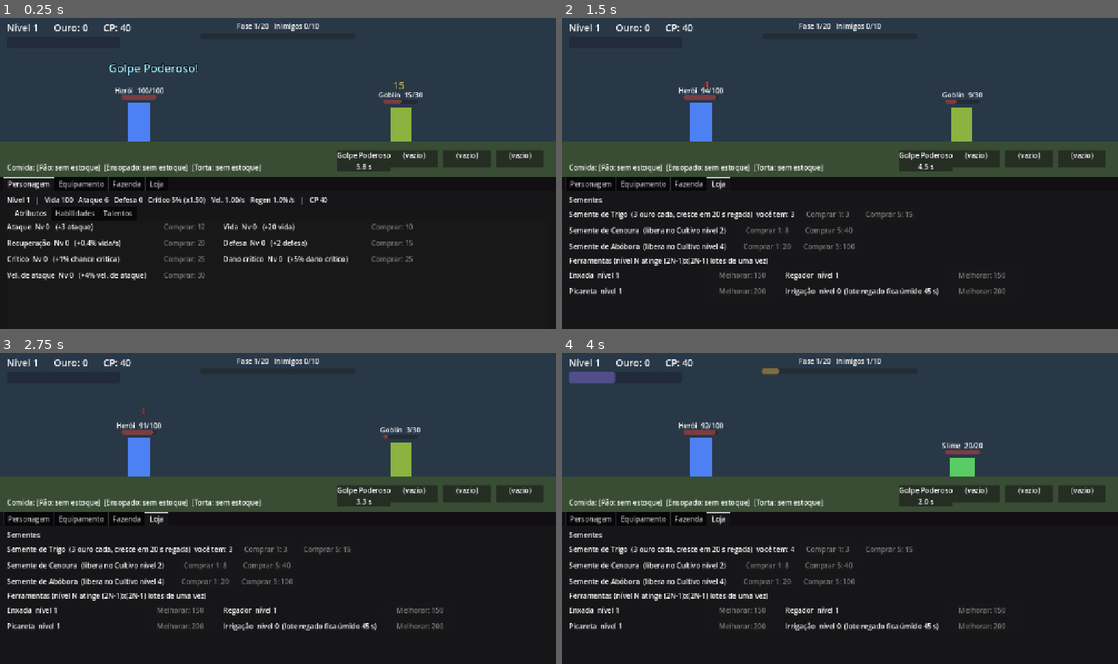
Above: before the commit, frames 1-4 (two rows, left to right).
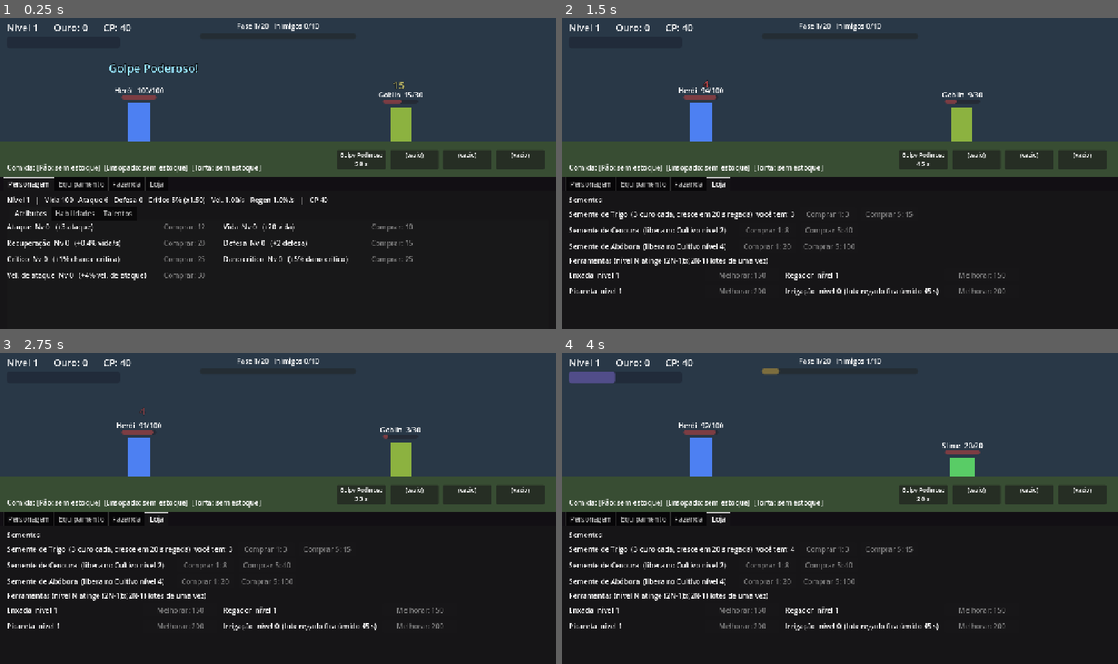
Above: after the commit, the same moments.

Repository: koenigkan12/reencarnei-fazendeiro
Game: Godot game, scene res://main.tscn
Same seed, same stepped clock (60 frames per second), same inputs: the game is played once before the commit and once after it.
Inputs (mouse positions are in pixels of both pictures, inside the frame that each line leads up to):
- Up to frame 1 (0.25 s): no input
- Up to frame 2 (1.5 s): move the mouse to (962, 157) at 0.52 s; click (962, 157) at 0.67 s; move the mouse to (728, 189) at 1.27 s; click (728, 189) at 1.42 s
- Up to frame 3 (2.75 s): tap Enter at 2 s; move the mouse to (333, 440) at 2.02 s; click (333, 440) at 2.17 s
- Up to frame 4 (4 s): move the mouse to (812, 570) at 2.77 s; click (812, 570) at 2.92 s; click "Comprar 1: 3" at 3.5 s

The runs differ from the first frame. In frame 1, 3.4% of the frame differs, in the area x 1-98%, y 1-85%; in frame 2, 3.3%; in frame 3, 3.3%; in frame 4, 3.3%.

Commit message:
Arte do pack Cute Fantasy (heroi, slime, esqueleto, terreno, culturas, rochas) com fallback para placeholders

Diff:
--- a/project.godot
+++ b/project.godot
@@ -22,6 +22,8 @@
 
 [rendering]
 
+textures/canvas_textures/default_texture_filter=0
+
 renderer/rendering_method="gl_compatibility"
 renderer/rendering_method.mobile="gl_compatibility"
 environment/defaults/default_clear_color=Color(0.07, 0.06, 0.08, 1)
--- /dev/null
+++ b/scripts/arte.gd
@@ -0,0 +1,87 @@
+extends RefCounted
+# Carrega a arte do pack Cute Fantasy (assets/cute_fantasy/, fora do git). Se a pasta nao existir,
+# tudo devolve null e o jogo cai nos placeholders coloridos. Pastas e nomes estaveis: o pack gratis
+# sera trocado pelo Premium antes de qualquer demo publica.
+const BASE := "res://assets/cute_fantasy/"
+
+static var _tex: Dictionary = {}
+static var _frames: Dictionary = {}
+
+static func tex(rel: String) -> Texture2D:
+	if _tex.has(rel):
+		return _tex[rel]
+	var t: Texture2D = null
+	if ResourceLoader.exists(BASE + rel):
+		t = load(BASE + rel)
+	_tex[rel] = t
+	return t
+
+# anims: {nome: [linha, quantidade, fps, loop]}
+static func _sheet(rel: String, fw: int, fh: int, anims: Dictionary) -> SpriteFrames:
+	var t := tex(rel)
+	if t == null:
+		return null
+	var sf := SpriteFrames.new()
+	sf.remove_animation("default")
+	for nome in anims.keys():
+		var a: Array = anims[nome]
+		sf.add_animation(nome)
+		sf.set_animation_speed(nome, a[2])
+		sf.set_animation_loop(nome, a[3])
+		for c in a[1]:
+			var at := AtlasTexture.new()
+			at.atlas = t
+			at.region = Rect2(c * fw, a[0] * fh, fw, fh)
+			sf.add_frame(nome, at)
+	return sf
+
+# Cada "arte" e um Dictionary: {frames, escala, pe (px da base do quadro ate os pes), tint, flip}
+static func heroi() -> Dictionary:
+	if not _frames.has("heroi"):
+		var sf := _sheet("Player/Player.png", 32, 32, {
+			"idle": [1, 6, 8.0, true], "ataque": [7, 4, 14.0, false], "morte": [9, 4, 6.0, false]})
+		_frames["heroi"] = {} if sf == null else {"frames": sf, "escala": 5.0, "pe": 3.0, "tint": Color.WHITE, "flip": false}
+	return _frames["heroi"]
+
+static func esqueleto(tint: Color = Color.WHITE, escala: float = 5.0) -> Dictionary:
+	if not _frames.has("esqueleto"):
+		_frames["esqueleto"] = _sheet("Enemies/Skeleton.png", 32, 32, {
+			"idle": [1, 6, 8.0, true], "morte": [6, 4, 8.0, false]})
+	if _frames["esqueleto"] == null:
+		return {}
+	return {"frames": _frames["esqueleto"], "escala": escala, "pe": 3.0, "tint": tint, "flip": false}
+
+static func slime(tint: Color = Color.WHITE, escala: float = 3.5) -> Dictionary:
+	if not _frames.has("slime"):
+		_frames["slime"] = _sheet("Enemies/Slime_Green.png", 64, 64, {
+			"idle": [0, 4, 6.0, true], "ataque": [1, 8, 14.0, false], "morte": [2, 8, 14.0, false]})
+	if _frames["slime"] == null:
+		return {}
+	return {"frames": _frames["slime"], "escala": escala, "pe": 22.0, "tint": tint, "flip": false}
+
+# Arte de cada inimigo/chefe pelo nome (os que nao tem arte propria reaproveitam slime/esqueleto tingidos)
+static func inimigo(nome: String) -> Dictionary:
+	match nome:
+		"Slime": return slime()
+		"Goblin": return esqueleto(Color(0.6, 1.0, 0.5), 4.5)
+		"Orc": return esqueleto(Color(1.0, 0.55, 0.5), 5.5)
+		"Lobo": return slime(Color(0.7, 0.75, 0.9), 3.5)
+		"Esqueleto": return esqueleto()
+		"Ogro": return slime(Color(0.8, 0.6, 0.35), 5.5)
+		"Mini Boss": return esqueleto(Color(0.8, 0.45, 0.95), 7.0)
+		"BOSS": return esqueleto(Color(1.0, 0.3, 0.3), 9.0)
+	return {}
+
+# ---- fazenda: recortes de Outdoor_Decor_Free.png (grade de 16 px) e tiles ----
+const DECOR := "Outdoor decoration/Outdoor_Decor_Free.png"
+
+static func decor_regiao(coluna: int, linha: int) -> Rect2:
+	return Rect2(coluna * 16, linha * 16, 16, 16)
+
+# [coluna, linha] por estagio de cada cultura (sem arte propria de Abobora: usa o broto verde tingido)
+const CULTURA_ESTAGIOS := [
+	[[5, 1], [5, 2], [6, 2]],    # Trigo
+	[[3, 1], [3, 2], [4, 2]],    # Cenoura
+	[[4, 1], [6, 1], [6, 1]],    # Abobora
+]
+const ROCHAS := [[0, 3], [1, 3], [2, 3]]
--- a/scripts/batalha.gd
+++ b/scripts/batalha.gd
@@ -4,6 +4,7 @@
 
 const Cfg := preload("res://scripts/cfg.gd")
 const Unidade := preload("res://scripts/unidade.gd")
+const Arte := preload("res://scripts/arte.gd")
 
 signal pede_aba(nome: String)
 
@@ -50,7 +51,7 @@
 
 	heroi = Unidade.new()
 	add_child(heroi)
-	heroi.configura("Herói", Color(0.3, 0.5, 0.95), Vector2(50, 90), estado.personagem.vida_max(), estado.personagem.ataque(), estado.personagem.intervalo())
+	heroi.configura("Herói", Color(0.3, 0.5, 0.95), Vector2(50, 90), estado.personagem.vida_max(), estado.personagem.ataque(), estado.personagem.intervalo(), Arte.heroi())
 	inimigo = Unidade.new()
 	add_child(inimigo)
 	_novo_inimigo()
@@ -103,7 +104,10 @@
 		var l := Label.new()
 		l.horizontal_alignment = HORIZONTAL_ALIGNMENT_CENTER
 		l.custom_minimum_size = Vector2(110, 40)
+		l.add_theme_font_size_override("font_size", 13)
+		l.autowrap_mode = TextServer.AUTOWRAP_WORD_SMART
 		p.add_child(l)
+		p.custom_minimum_size = Vector2(112, 44)
 		add_child(p)
 		_caixas_hab.append({"painel": p, "rotulo": l})
 	_msg_drop = Label.new()
@@ -169,14 +173,14 @@
 		var c: Dictionary = Cfg.CHEFES[chefe_tipo]
 		var base: Dictionary = _lista_inimigos()[2]
 		inimigo.configura(c["nome"], c["cor"], c["tamanho"],
-			base["vida"] * c["vida_mult"] * pow(Cfg.ESCALA_VIDA, e), base["dano"] * c["dano_mult"] * pow(Cfg.ESCALA_DANO, e), base["intervalo"])
+			base["vida"] * c["vida_mult"] * pow(Cfg.ESCALA_VIDA, e), base["dano"] * c["dano_mult"] * pow(Cfg.ESCALA_DANO, e), base["intervalo"], Arte.inimigo(c["nome"]))
 		inimigo.set_meta("ouro", base["ouro"] * c["ouro_mult"] * pow(Cfg.ESCALA_OURO, e))
 		inimigo.set_meta("xp", base["xp"] * c["xp_mult"] * pow(Cfg.ESCALA_XP, e))
 	else:
 		var lista := _lista_inimigos()
 		var base2: Dictionary = lista[randi() % lista.size()]
 		inimigo.configura(base2["nome"], base2["cor"], base2["tamanho"],
-			base2["vida"] * pow(Cfg.ESCALA_VIDA, e), base2["dano"] * pow(Cfg.ESCALA_DANO, e), base2["intervalo"])
+			base2["vida"] * pow(Cfg.ESCALA_VIDA, e), base2["dano"] * pow(Cfg.ESCALA_DANO, e), base2["intervalo"], Arte.inimigo(base2["nome"]))
 		inimigo.set_meta("ouro", base2["ouro"] * pow(Cfg.ESCALA_OURO, e))
 		inimigo.set_meta("xp", base2["xp"] * pow(Cfg.ESCALA_XP, e))
 	inimigo.visible = true
@@ -314,7 +318,7 @@
 	l.add_theme_color_override("font_color", Color(0.6, 0.9, 1.0))
 	l.add_theme_color_override("font_outline_color", Color.BLACK)
 	l.add_theme_constant_override("outline_size", 6)
-	l.position = heroi.position + Vector2(-70, -heroi.get_child(0).size.y - 90)
+	l.position = heroi.position + Vector2(-70, -heroi.altura - 90)
 	add_child(l)
 	var t := create_tween().set_parallel(true)
 	t.tween_property(l, "position:y", l.position.y - 30, 1.0)
@@ -330,14 +334,14 @@
 	l.add_theme_color_override("font_color", c)
 	l.add_theme_color_override("font_outline_color", Color.BLACK)
 	l.add_theme_constant_override("outline_size", 4)
-	l.position = alvo.position + Vector2(randf_range(-20, 20), -alvo.get_child(0).size.y - 50)
+	l.position = alvo.position + Vector2(randf_range(-20, 20), -alvo.altura - 50)
 	add_child(l)
 	var t := create_tween().set_parallel(true)
 	t.tween_property(l, "position:y", l.position.y - 50, 0.7)
 	t.tween_property(l, "modulate:a", 0.0, 0.7)
 	t.chain().tween_callback(l.queue_free)
 func _inimigo_morreu() -> void:
-	inimigo.visible = false
+	inimigo.morte()
 	respawn = Cfg.RESPAWN_SEGUNDOS
 	var era_chefe := contra_chefe
 	var subiu: bool = estado.ganha(inimigo.get_meta("ouro"), inimigo.get_meta("xp"))
@@ -376,13 +380,14 @@
 	contra_chefe = false
 	_barra_chefe.visible = false
 	abates = 0
-	heroi.modulate = Color(0.5, 0.5, 0.5)
+	heroi.morte()
 	inimigo.visible = false
 	_texto_derrota.text = motivo
 	_painel_derrota.visible = true
 	_atualiza_hud()
 
 func _levanta() -> void:
+	heroi.revive()
 	furia_restante = 0.0
 	escudo_restante = 0.0
 	heroi.modulate = Color.WHITE
--- a/scripts/main.gd
+++ b/scripts/main.gd
@@ -59,6 +59,9 @@
 
 	if "--teste-batalha" in OS.get_cmdline_user_args():
 		_roda_teste()
+	for arg in OS.get_cmdline_user_args():
+		if arg.begins_with("--captura="):
+			_captura(arg.substr(10))
 
 # A tela de cima acompanha a aba: Fazenda mostra a fazenda; as outras mostram a batalha.
 # Na fazenda, o botao "Ver batalha" alterna. A batalha continua rodando escondida.
@@ -105,6 +108,18 @@
 		conteudo.add_child(aba)
 		painel.add_child(conteudo)
 	return painel
+
+# Tira um screenshot da janela (precisa rodar com tela, sem --headless):
+# godot --path . -- --captura=C:/pasta/shot.png [--aba=2]
+func _captura(caminho: String) -> void:
+	for arg in OS.get_cmdline_user_args():
+		if arg.begins_with("--aba="):
+			abas.current_tab = int(arg.substr(6))
+	Engine.time_scale = 6.0
+	await get_tree().create_timer(12.0).timeout
+	var img := get_viewport().get_texture().get_image()
+	img.save_png(caminho)
+	get_tree().quit()
 
 # Teste headless: godot --headless --path . --quit-after 99999 -- --teste-batalha
 # Simula 30 minutos de jogo em ~90s reais com um "jogador" automatico (compra, planta, rega, colhe,
--- a/scripts/mapa_fazenda.gd
+++ b/scripts/mapa_fazenda.gd
@@ -2,6 +2,7 @@
 # Mapa da fazenda: grade de lotes desenhada por codigo (placeholder ate a arte final).
 # Clique (ou arraste) aplica a ferramenta selecionada.
 const Cfg := preload("res://scripts/cfg.gd")
+const Arte := preload("res://scripts/arte.gd")
 
 var estado
 var ferramenta := "mao"
@@ -54,27 +55,44 @@
 				draw_rect(r, Color(0, 0, 0, 0.35), false, 1.0)
 				continue
 			var l: Dictionary = estado.fazenda.lote(x, y)
-			var grama := Color(0.34, 0.58, 0.27) if (x + y) % 2 == 0 else Color(0.31, 0.54, 0.25)
-			draw_rect(r, grama)
+			var t_grama := Arte.tex("Tiles/Grass_Middle.png")
+			var t_terra := Arte.tex("Tiles/FarmLand_Tile.png")
+			var decor := Arte.tex(Arte.DECOR)
+			if t_grama != null:
+				draw_texture_rect(t_grama, r, false)
+			else:
+				draw_rect(r, Color(0.34, 0.58, 0.27) if (x + y) % 2 == 0 else Color(0.31, 0.54, 0.25))
 			if l["t"] == 1:
-				draw_rect(r.grow(-2), Color(0.30, 0.19, 0.11) if l["agua"] > 0.0 else Color(0.5, 0.35, 0.2))
+				var molhada: bool = l["agua"] > 0.0
+				if t_terra != null:
+					draw_texture_rect_region(t_terra, r, Rect2(16, 16, 16, 16), Color(0.7, 0.6, 0.55) if molhada else Color.WHITE)
+				else:
+					draw_rect(r.grow(-2), Color(0.30, 0.19, 0.11) if molhada else Color(0.5, 0.35, 0.2))
 			elif l["t"] == 2:
-				draw_rect(Rect2(r.position + Vector2(t, t) * 0.15, Vector2(t, t) * 0.7), Color(0.55, 0.55, 0.58))
-				draw_rect(Rect2(r.position + Vector2(t, t) * 0.25, Vector2(t, t) * 0.3), Color(0.7, 0.7, 0.72))
+				if decor != null:
+					var rc: Array = Arte.ROCHAS[(x * 7 + y * 3) % Arte.ROCHAS.size()]
+					draw_texture_rect_region(decor, r, Arte.decor_regiao(rc[0], rc[1]))
+				else:
+					draw_rect(Rect2(r.position + Vector2(t, t) * 0.15, Vector2(t, t) * 0.7), Color(0.55, 0.55, 0.58))
 			if l["cultura"] != -1:
 				var cul: Dictionary = Cfg.CULTURAS[l["cultura"]]
 				var p := clampf(l["prog"] / cul["tempo"], 0.0, 1.0)
-				var lado := t * (0.2 + 0.5 * p)
-				var c: Color = cul["cor"]
-				if p < 1.0:
-					c = c.lerp(Color(0.3, 0.7, 0.3), 1.0 - p)
-				var cr := Rect2(r.position + (Vector2(t, t) - Vector2(lado, lado)) / 2.0, Vector2(lado, lado))
-				draw_rect(cr, c)
+				if decor != null:
+					var est: Array = Arte.CULTURA_ESTAGIOS[l["cultura"]]
+					var st: Array = est[0] if p < 0.34 else (est[1] if p < 1.0 else est[2])
+					var tom := Color.WHITE if l["cultura"] != 2 else (Color(1.0, 0.6, 0.3) if p >= 1.0 else Color(0.9, 1.0, 0.8))
+					draw_texture_rect_region(decor, r, Arte.decor_regiao(st[0], st[1]), tom)
+				else:
+					var lado := t * (0.2 + 0.5 * p)
+					var c: Color = cul["cor"]
+					if p < 1.0:
+						c = c.lerp(Color(0.3, 0.7, 0.3), 1.0 - p)
+					draw_rect(Rect2(r.position + (Vector2(t, t) - Vector2(lado, lado)) / 2.0, Vector2(lado, lado)), c)
 				if p >= 1.0:
-					draw_rect(cr.grow(3), Color(1, 1, 1), false, 2.0)
+					draw_rect(r.grow(-1), Color(1, 1, 1, 0.9), false, 2.0)
 				elif l["agua"] <= 0.0:
-					draw_circle(r.position + Vector2(t * 0.82, t * 0.2), t * 0.1, Color(0.3, 0.6, 1.0))   # precisa de agua
-			draw_rect(r, Color(0, 0, 0, 0.25), false, 1.0)
+					draw_circle(r.position + Vector2(t * 0.82, t * 0.2), t * 0.1, Color(0.3, 0.6, 1.0))
+			draw_rect(r, Color(0, 0, 0, 0.18), false, 1.0)
 	# destaque da area da ferramenta
 	if estado.fazenda.lote_aberto(_hover.x, _hover.y):
 		var raio := 0
--- a/scripts/unidade.gd
+++ b/scripts/unidade.gd
@@ -1,5 +1,5 @@
 extends Control
-# Combatente placeholder: retangulo colorido + barra de vida + nome.
+# Combatente: sprite animado (quando ha arte) ou retangulo colorido (placeholder), barra de vida e nome.
 # A posicao do node e o ponto dos pes do combatente.
 
 var nome := ""
@@ -9,13 +9,18 @@
 var intervalo := 1.0
 var tempo_ataque := 0.0
 var vivo := true
+var altura := 80.0          # altura visual (para barra, nome e numeros de dano)
 
 var _corpo: ColorRect
+var _sprite: AnimatedSprite2D
 var _barra: ProgressBar
 var _rotulo: Label
 var _tamanho := Vector2(50, 80)
+var _tint := Color.WHITE
+var _escala := 1.0
+var _flip := false
 
-func configura(n: String, cor: Color, tamanho: Vector2, v: float, d: float, i: float) -> void:
+func configura(n: String, cor: Color, tamanho: Vector2, v: float, d: float, i: float, arte: Dictionary = {}) -> void:
 	nome = n
 	vida_max = v
 	vida = v
@@ -27,6 +32,8 @@
 	if _corpo == null:
 		_corpo = ColorRect.new()
 		add_child(_corpo)
+		_sprite = AnimatedSprite2D.new()
+		add_child(_sprite)
 		_barra = ProgressBar.new()
 		_barra.show_percentage = false
 		_barra.custom_minimum_size = Vector2(80, 10)
@@ -37,11 +44,32 @@
 		_rotulo.horizontal_alignment = HORIZONTAL_ALIGNMENT_CENTER
 		_rotulo.size = Vector2(120, 20)
 		add_child(_rotulo)
-	_corpo.color = cor
-	_corpo.size = tamanho
-	_corpo.position = Vector2(-tamanho.x / 2.0, -tamanho.y)
-	_barra.position = Vector2(-40, -tamanho.y - 18)
-	_rotulo.position = Vector2(-60, -tamanho.y - 40)
+	_barra.visible = true
+	_rotulo.visible = true
+	if arte.is_empty():
+		_sprite.visible = false
+		_corpo.visible = true
+		_corpo.color = cor
+		_corpo.size = tamanho
+		_corpo.position = Vector2(-tamanho.x / 2.0, -tamanho.y)
+		_tint = Color.WHITE
+		altura = tamanho.y
+	else:
+		_corpo.visible = false
+		_sprite.visible = true
+		_sprite.sprite_frames = arte["frames"]
+		_escala = arte["escala"]
+		_tint = arte["tint"]
+		_flip = arte["flip"]
+		_sprite.scale = Vector2(_escala, _escala)
+		_sprite.flip_h = _flip
+		_sprite.modulate = _tint
+		var frame_h: float = _sprite.sprite_frames.get_frame_texture("idle", 0).get_height()
+		_sprite.position = Vector2(0, -frame_h * _escala / 2.0 + arte["pe"] * _escala)
+		altura = (frame_h - arte["pe"]) * _escala * 0.8
+		_sprite.play("idle")
+	_barra.position = Vector2(-40, -altura - 18)
+	_rotulo.position = Vector2(-60, -altura - 40)
 	atualiza_barra()
 
 func atualiza_barra() -> void:
@@ -49,21 +77,57 @@
 	_barra.value = maxf(vida, 0.0)
 	_rotulo.text = "%s  %d/%d" % [nome, ceili(maxf(vida, 0.0)), ceili(vida_max)]
 
+func _visual() -> CanvasItem:
+	return _sprite if _sprite.visible else _corpo
+
 func recebe_dano(valor: float) -> void:
 	vida -= valor
 	if vida <= 0.0:
 		vida = 0.0
 		vivo = false
 	atualiza_barra()
-	var t := create_tween()
-	_corpo.modulate = Color(2, 2, 2)
-	t.tween_property(_corpo, "modulate", Color(1, 1, 1), 0.12)
+	var v := _visual()
+	var base := _tint if _sprite.visible else Color.WHITE
+	v.modulate = Color(2, 2, 2)
+	create_tween().tween_property(v, "modulate", base, 0.12)
 
 func cura(valor: float) -> void:
 	vida = minf(vida + valor, vida_max)
 	atualiza_barra()
 
 func animacao_ataque(direcao: float) -> void:
-	var t := create_tween()
-	t.tween_property(_corpo, "position:x", -_tamanho.x / 2.0 + 24.0 * direcao, 0.06)
-	t.tween_property(_corpo, "position:x", -_tamanho.x / 2.0, 0.10)
+	if _sprite.visible:
+		if _sprite.sprite_frames.has_animation("ataque"):
+			_sprite.play("ataque")
+			if not _sprite.animation_finished.is_connected(_volta_idle):
+				_sprite.animation_finished.connect(_volta_idle, CONNECT_ONE_SHOT)
+		var t := create_tween()
+		t.tween_property(_sprite, "position:x", 24.0 * direcao, 0.06)
+		t.tween_property(_sprite, "position:x", 0.0, 0.10)
+	else:
+		var t2 := create_tween()
+		t2.tween_property(_corpo, "position:x", -_tamanho.x / 2.0 + 24.0 * direcao, 0.06)
+		t2.tween_property(_corpo, "position:x", -_tamanho.x / 2.0, 0.10)
+
+func _volta_idle() -> void:
+	if vivo and _sprite.visible:
+		_sprite.play("idle")
+
+# Chamado quando morre: toca a animacao de morte (se houver) e esconde barra e nome
+func morte() -> void:
+	_barra.visible = false
+	_rotulo.visible = false
+	if _sprite.visible and _sprite.sprite_frames.has_animation("morte"):
+		if _sprite.animation_finished.is_connected(_volta_idle):
+			_sprite.animation_finished.disconnect(_volta_idle)
+		_sprite.play("morte")
+
+func idle() -> void:
+	if _sprite.visible:
+		_sprite.play("idle")
+
+# Volta a lutar depois de descansar (mostra de novo barra e nome)
+func revive() -> void:
+	_barra.visible = true
+	_rotulo.visible = true
+	idle()
Not shown, added: scripts/arte.gd.uid
